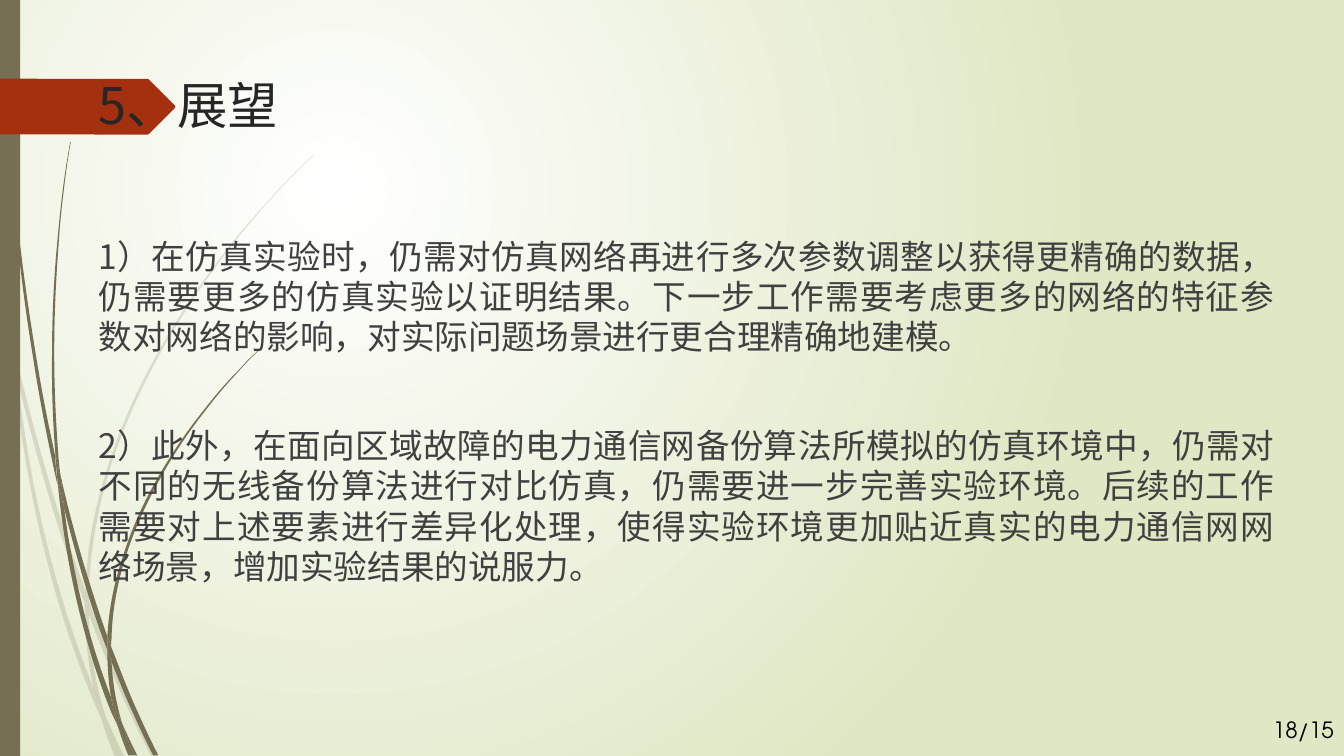
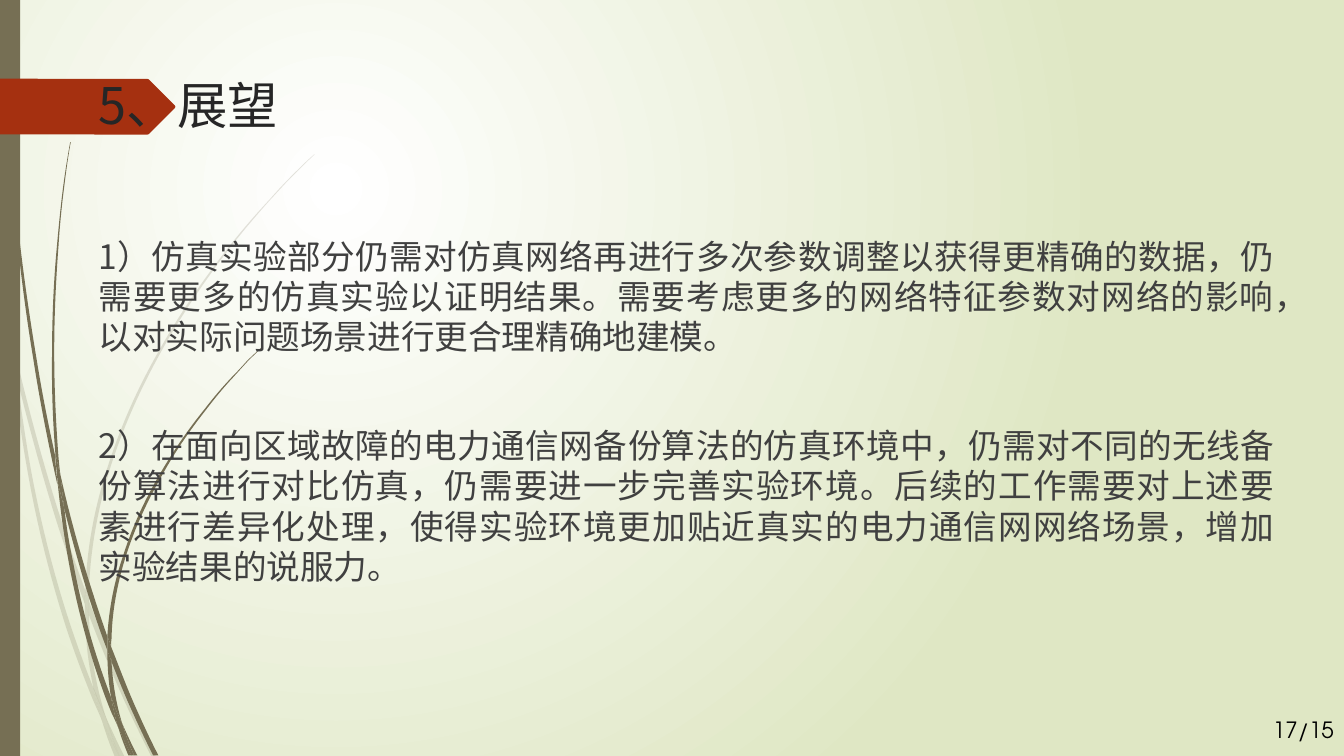
Before and after one commit to weiwensangsang/academic_v4, a slide deck: slide 17 of 2016111417_夏震_答辩PPT.pptx (slide 18 before the commit). Drawn at 1344x756 pixels with LibreOffice and Linux fonts; fonts in the diff are those of the drawing. Boxes give left, top, right and bottom in pixels: in the first picture for what was removed or moved away, otherwise in the second. Text is boxed around its words. In the diff, an @@ line names an element or a change of style, - is before the commit and + after.

```diff
--- a/2016111417_夏震_答辩PPT.pptx
+++ b/2016111417_夏震_答辩PPT.pptx
@@ text at (x1=99, y1=234, x2=1308, y2=588): text changed @@
-1）在仿真实验时，仍需对仿真网络再进行多次参数调整以获得更精确的数据，仍需要更多的仿真实验以证明结果。下一步工作需要考虑更多的网络的特征参数对网络的影响，对实际问题场景进行更合理精确地建模。
-2）此外，在面向区域故障的电力通信网备份算法所模拟的仿真环境中，仍需对不同的无线备份算法进行对比仿真，仍需要进一步完善实验环境。后续的工作需要对上述要素进行差异化处理，使得实验环境更加贴近真实的电力通信网网络场景，增加实验结果的说服力。
+1）仿真实验部分仍需对仿真网络再进行多次参数调整以获得更精确的数据，仍需要更多的仿真实验以证明结果。需要考虑更多的网络特征参数对网络的影响，以对实际问题场景进行更合理精确地建模。
+2）在面向区域故障的电力通信网备份算法的仿真环境中，仍需对不同的无线备份算法进行对比仿真，仍需要进一步完善实验环境。后续的工作需要对上述要素进行差异化处理，使得实验环境更加贴近真实的电力通信网网络场景，增加实验结果的说服力。
@@ page number at (x1=1273, y1=721, x2=1334, y2=742): text changed @@
-18/15
+17/15
```
Also in this commit, not shown: 3 other slides changed, 1 slide removed.
